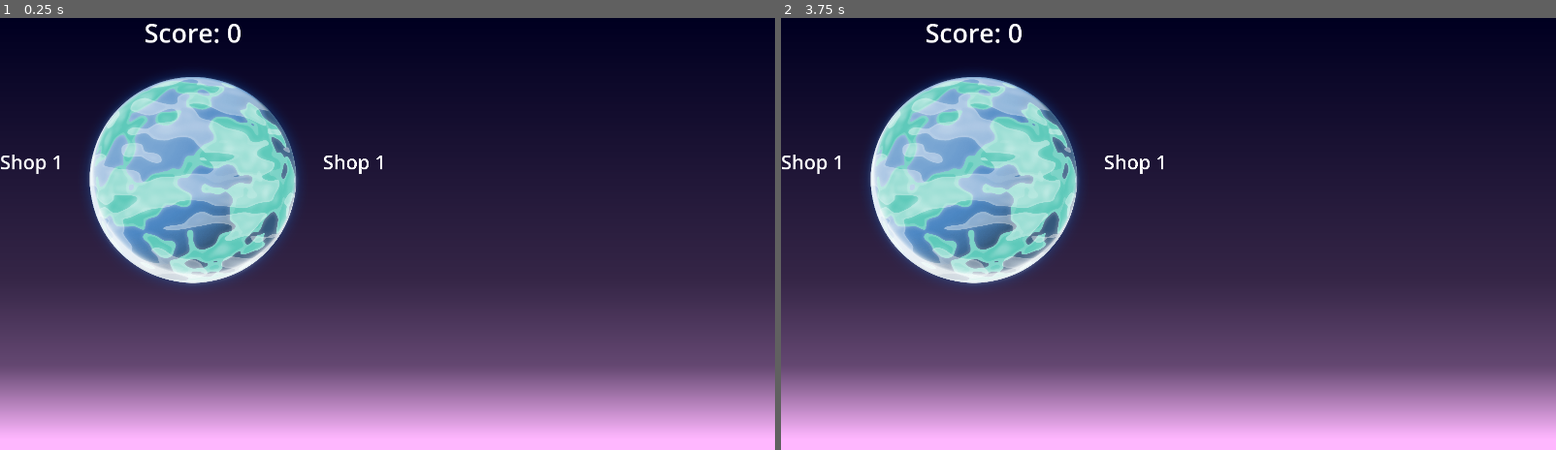
Above: before the commit, frames 1-2 (left to right).
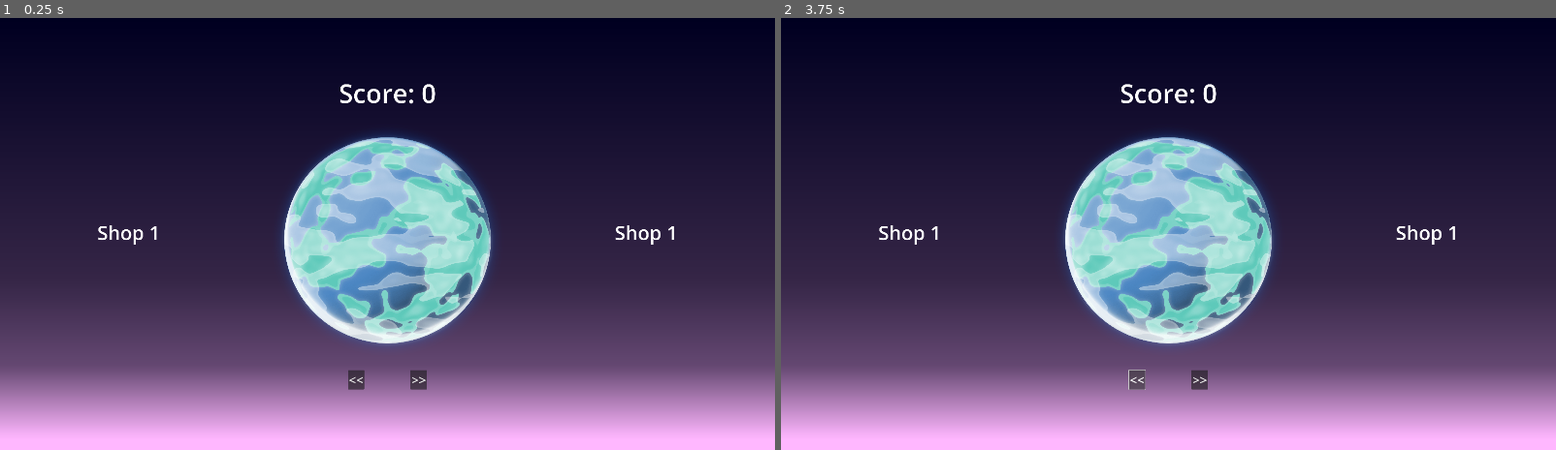
Above: after the commit, the same moments.

Repository: JStaed/planet-clicker-game
Game: Godot game, scene res://scenes/main.tscn
Same seed, same stepped clock (60 frames per second), same inputs: the game is played once before the commit and once after it. The project has no main scene, so this scene is started directly.
Inputs (mouse positions are in pixels of both pictures, inside the frame that each line leads up to; where the layout moved, square brackets give the same spot in the first picture):
- Up to frame 1 (0.25 s): no input
- Up to frame 2 (3.75 s): click (1137, 380) at 0.5 s, where only the run after the commit has a clickable "<<"; click (1199, 380) at 1.25 s, where only the run after the commit has a clickable ">>"; click (1168, 238) [974, 177] at 2 s; click (1168, 238) [974, 177] at 2.75 s; click (1137, 380) at 3.5 s, where only the run after the commit has a clickable "<<"

The runs differ from the first frame. In frame 1, 22% of the frame differs, in the area x 0-87%, y 1-87%; in frame 2, 22%.

Commit message:
10 Minute

Diff:
--- /dev/null
+++ b/prefabs/h_spacer.tscn
@@ -0,0 +1,5 @@
+[gd_scene format=3 uid="uid://br5np7tdsuy4h"]
+
+[node name="HSpacer" type="Panel"]
+modulate = Color(1, 1, 1, 0)
+size_flags_horizontal = 3
--- /dev/null
+++ b/scenes/button_text_theme.tres
@@ -0,0 +1,4 @@
+[gd_resource type="Theme" format=3 uid="uid://psb83w2ue8vo"]
+
+[resource]
+default_font_size = 64
--- a/scenes/main.tscn
+++ b/scenes/main.tscn
@@ -1,8 +1,10 @@
-[gd_scene load_steps=6 format=3 uid="uid://b8ae071qdtqmx"]
+[gd_scene load_steps=8 format=3 uid="uid://b8ae071qdtqmx"]
 
+[ext_resource type="PackedScene" uid="uid://br5np7tdsuy4h" path="res://prefabs/h_spacer.tscn" id="1_jyhfs"]
 [ext_resource type="Texture2D" uid="uid://c8l05r1uqvjag" path="res://planet-sprites/planet00.png" id="1_o5qli"]
 [ext_resource type="Theme" uid="uid://2wq2d3flugqf" path="res://resources/subheading_theme.tres" id="1_sugp2"]
 [ext_resource type="Theme" uid="uid://c8iwwysl5q678" path="res://resources/heading_theme.tres" id="2_jyhfs"]
+[ext_resource type="Theme" uid="uid://psb83w2ue8vo" path="res://scenes/button_text_theme.tres" id="5_tbgi4"]
 
 [sub_resource type="Gradient" id="Gradient_f2qo4"]
 offsets = PackedFloat32Array(0, 0.61333334, 0.81333333, 0.98)
@@ -30,21 +32,24 @@
 
 [node name="HBoxContainer" type="HBoxContainer" parent="CanvasLayer/Control"]
 layout_mode = 0
-offset_right = 40.0
-offset_bottom = 40.0
+offset_right = 3840.0
+offset_bottom = 2160.0
 alignment = 1
 
 [node name="Left" type="VBoxContainer" parent="CanvasLayer/Control/HBoxContainer"]
 layout_mode = 2
+size_flags_horizontal = 3
 alignment = 1
 
 [node name="ShopTitle" type="Label" parent="CanvasLayer/Control/HBoxContainer/Left"]
 layout_mode = 2
 theme = ExtResource("1_sugp2")
 text = "Shop 1"
+horizontal_alignment = 1
 
 [node name="Middle" type="VBoxContainer" parent="CanvasLayer/Control/HBoxContainer"]
 layout_mode = 2
+size_flags_horizontal = 3
 alignment = 1
 
 [node name="ScoreLabel" type="Label" parent="CanvasLayer/Control/HBoxContainer/Middle"]
@@ -57,11 +62,37 @@
 layout_mode = 2
 texture_normal = ExtResource("1_o5qli")
 
+[node name="HBoxContainer" type="HBoxContainer" parent="CanvasLayer/Control/HBoxContainer/Middle"]
+layout_mode = 2
+alignment = 1
+
+[node name="HSpacer2" parent="CanvasLayer/Control/HBoxContainer/Middle/HBoxContainer" instance=ExtResource("1_jyhfs")]
+layout_mode = 2
+
+[node name="Button" type="Button" parent="CanvasLayer/Control/HBoxContainer/Middle/HBoxContainer"]
+layout_mode = 2
+theme = ExtResource("5_tbgi4")
+text = "<<"
+
+[node name="HSpacer" parent="CanvasLayer/Control/HBoxContainer/Middle/HBoxContainer" instance=ExtResource("1_jyhfs")]
+layout_mode = 2
+size_flags_stretch_ratio = 0.5
+
+[node name="Button2" type="Button" parent="CanvasLayer/Control/HBoxContainer/Middle/HBoxContainer"]
+layout_mode = 2
+theme = ExtResource("5_tbgi4")
+text = ">>"
+
+[node name="HSpacer3" parent="CanvasLayer/Control/HBoxContainer/Middle/HBoxContainer" instance=ExtResource("1_jyhfs")]
+layout_mode = 2
+
 [node name="Right" type="VBoxContainer" parent="CanvasLayer/Control/HBoxContainer"]
 layout_mode = 2
+size_flags_horizontal = 3
 alignment = 1
 
 [node name="ShopTitle" type="Label" parent="CanvasLayer/Control/HBoxContainer/Right"]
 layout_mode = 2
 theme = ExtResource("1_sugp2")
 text = "Shop 1"
+horizontal_alignment = 1
